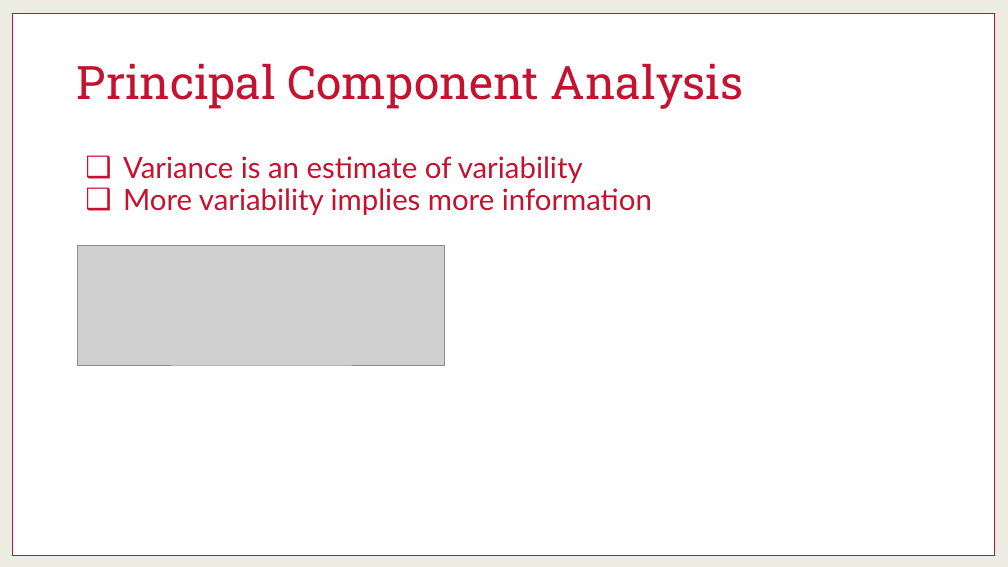
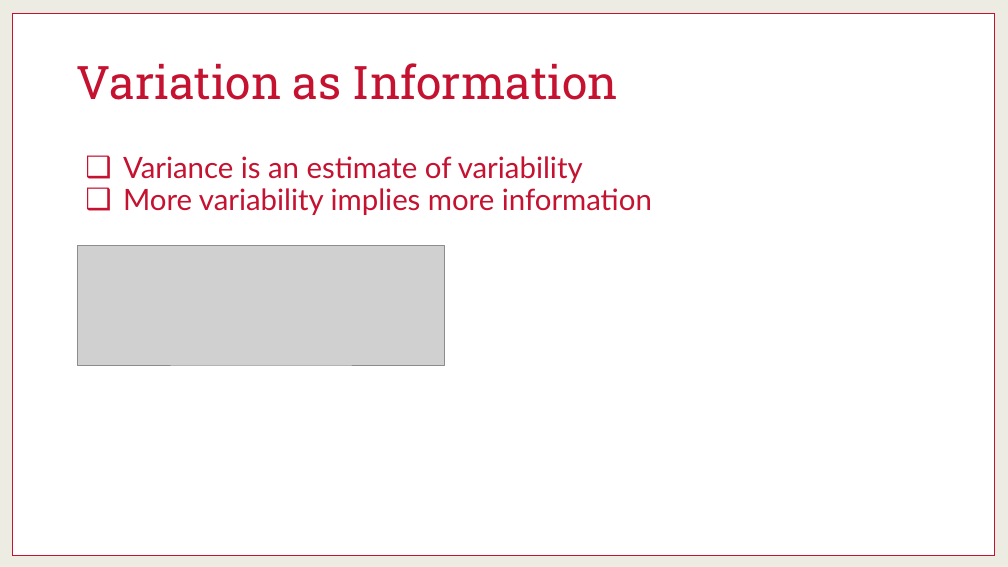
Before and after one commit to martinwg/ISA591, a slide deck: slide 10 of PPT/Module 3 - Reducing Dimensions Numeric Vars.pptx (slide 6 before the commit). Drawn at 1008x567 pixels with LibreOffice and Linux fonts; fonts in the diff are those of the drawing; grey boxes stand for pictures. Boxes give left, top, right and bottom in pixels: in the first picture for what was removed or moved away, otherwise in the second. Text is boxed around its words. In the diff, an @@ line names an element or a change of style, - is before the commit and + after.

```diff
--- a/PPT/Module 3 - Reducing Dimensions Numeric Vars.pptx
+++ b/PPT/Module 3 - Reducing Dimensions Numeric Vars.pptx
@@ title at [77, 63, 618, 100]: text changed @@
-Principal Component Analysis
+Variation as Information
```
Also in this commit, not shown: 1 other slide changed, 7 slides added.
